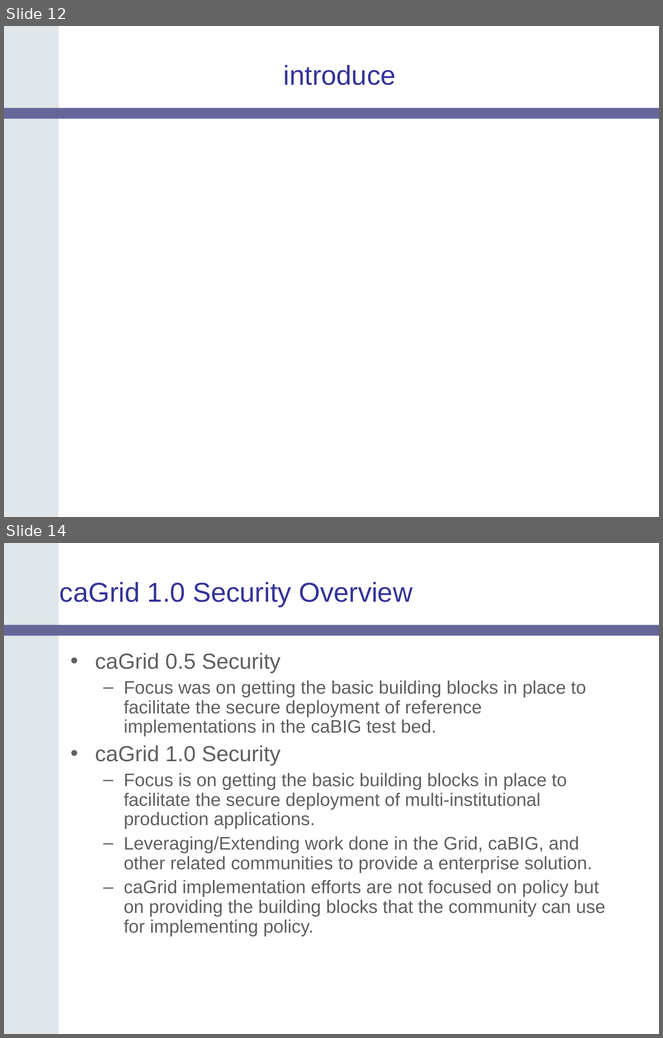
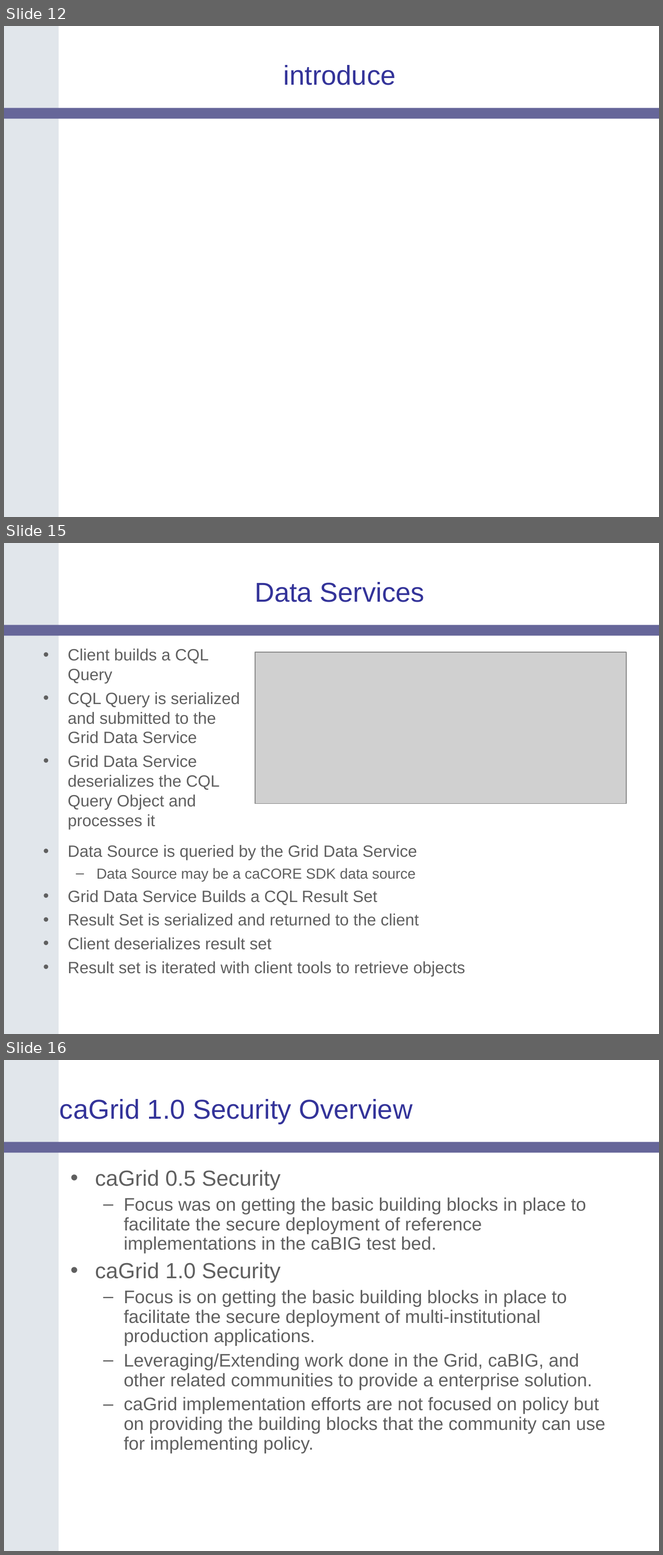
Before and after one commit to NCIP/cagrid-docs, a slide deck: presentations/200604_AnnualMeeting/caGrid-1.0-Architecture_caBIG-Annual-Meeting06.ppt. Shown one above the other, each under a label of ours: slides 12 and 14 before the commit, slides 12, 15 and 16 after it; the slides between them are not shown. The pictures are 663x1038 and 663x1555 pixels, drawn with LibreOffice and Linux fonts; fonts in the diff are those of the drawing; grey boxes stand for pictures; background and template pictures are left out. Boxes give left, top, right and bottom in pixels: in the first picture for what was removed or moved away, otherwise in the second. Text is boxed around its words. In the diff, an @@ line names an element or a change of style, - is before the commit and + after.

Commit message:
added data service slides

```diff
--- a/presentations/200604_AnnualMeeting/caGrid-1.0-Architecture_caBIG-Annual-Meeting06.ppt
+++ b/presentations/200604_AnnualMeeting/caGrid-1.0-Architecture_caBIG-Annual-Meeting06.ppt
@@ slide 15 added at bbox=[4, 543, 659, 1034], background #FFFFFF; not listed: 2 template elements that a slide beside it also shows @@
@@ title added at bbox=[255, 582, 425, 602], 30 pt, text #333399 @@
+Data Services
@@ text added at bbox=[68, 649, 240, 830], 18 pt, text #5F5F5F @@
+• Client builds a CQL Query
+• CQL Query is serialized and submitted to the Grid Data Service
+• Grid Data Service deserializes the CQL Query Object and processes it
@@ picture added at bbox=[255, 652, 626, 804] @@
@@ text added at bbox=[68, 845, 465, 977], 18 pt, text #5F5F5F @@
+• Data Source is queried by the Grid Data Service
+  – Data Source may be a caCORE SDK data source
+• Grid Data Service Builds a CQL Result Set
+• Result Set is serialized and returned to the client
+• Client deserializes result set
+• Result set is iterated with client tools to retrieve objects
@@ what was slide 14 is now slide 16 @@
```
Also in this commit, not shown: 5 slides changed, 2 other slides added, 1 slide removed.
